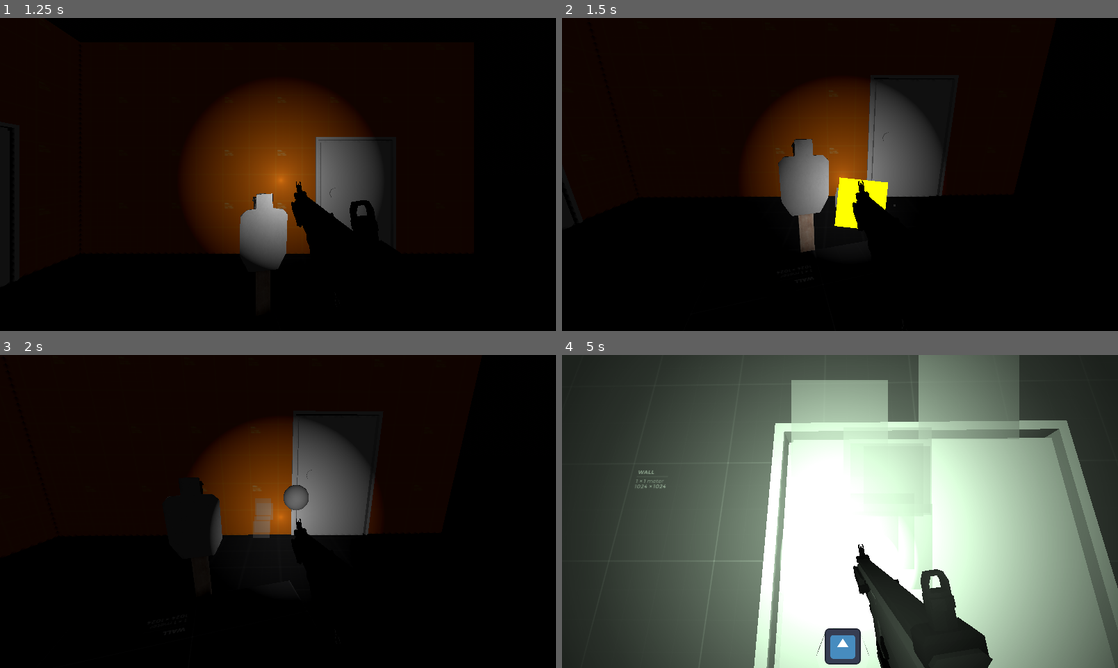
Above: before the commit, frames 1-4 (two rows, left to right).
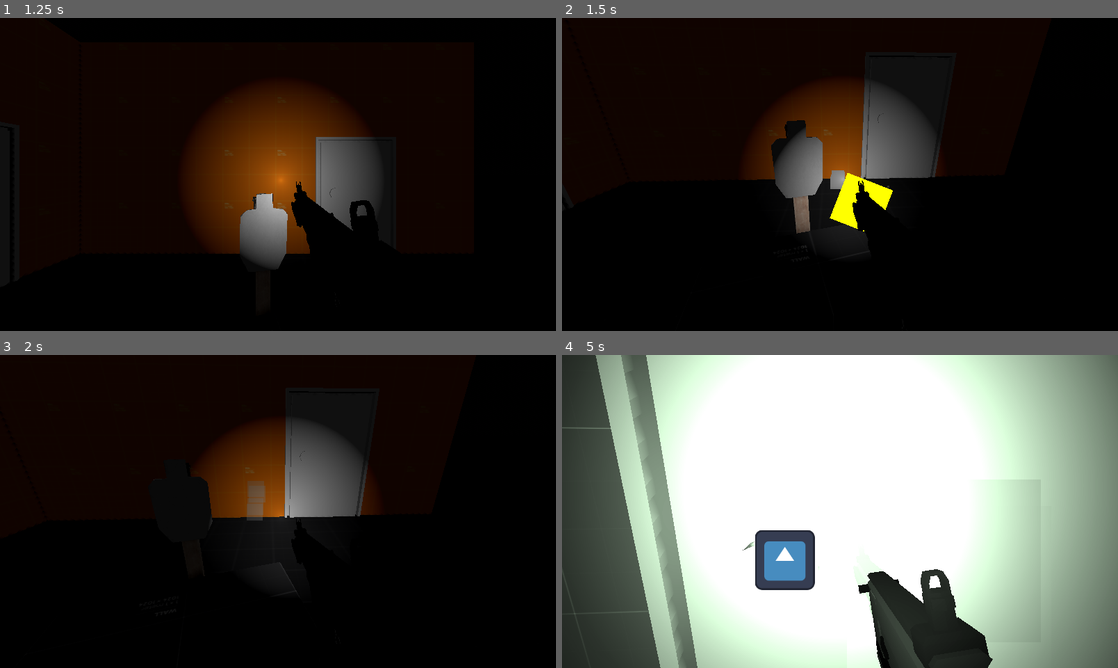
Above: after the commit, the same moments.

Repository: Ieida/Tactical-FPS-Godot
Game: Godot game, scene res://main_menu/main_menu.tscn
Same seed, same stepped clock (60 frames per second), same inputs: the game is played once before the commit and once after it. The engine's default icon, where the game draws it, is replaced by a stand-in: a white triangle on a blue panel in a dark square.
Inputs (mouse positions are in pixels of both pictures, inside the frame that each line leads up to):
- Up to frame 1 (1.25 s): click "PLAY TEST" at 0.5 s
- Up to frame 2 (1.5 s): tap Enter at 1.25 s; move the mouse to (867, 174) at 1.27 s; hold W (move_forward) from 1.28 s (still down); click (867, 174) at 1.35 s
- Up to frame 3 (2 s): keep holding W (move_forward)
- Up to frame 4 (5 s): keep holding W (move_forward); move the mouse to (812, 511) at 2.02 s; tap 3 (grenade) at 2.1 s; click (812, 511) at 2.3 s; move the mouse to (851, 505) at 2.77 s; tap N (night_vision) at 2.85 s; click (851, 505) at 3.05 s; move the mouse to (834, 517) at 3.52 s; tap 1 (primary) at 3.6 s; click (834, 517) at 3.8 s; move the mouse to (878, 514) at 4.27 s; tap 2 (secondary) at 4.35 s; click (878, 514) at 4.55 s; tap R (reload) at 4.9 s

Frame 1 is identical in both runs. In frame 2, 3.2% of the frame differs, in the area x 32-69%, y 19-75%; in frame 3, 3.2%; in frame 4, 61%, in the area x 0-100%, y 0-100%.

Commit message:
more player weapon fixes

Diff:
--- a/player_grenade/player_grenade.gd
+++ b/player_grenade/player_grenade.gd
@@ -10,8 +10,9 @@
 	grenade.add_collision_exception_with(player_body)
 
 func _process(_delta):
-	if Input.is_action_just_pressed("trigger"):
-		throw()
+	if not is_holstered:
+		if Input.is_action_just_pressed("trigger"):
+			throw()
 
 func can_holster() -> bool:
 	return not is_reloading and not is_throwing
--- a/player_gun/player_gun.gd
+++ b/player_gun/player_gun.gd
@@ -13,12 +13,13 @@
 	rack_slide()
 
 func _process(_delta):
-	if Input.is_action_just_pressed("trigger"):
-		press_trigger()
-	elif Input.is_action_just_released("trigger"):
-		release_trigger()
-	if Input.is_action_just_pressed("reload"):
-		reload()
+	if not is_holstered:
+		if Input.is_action_just_pressed("trigger"):
+			press_trigger()
+		elif Input.is_action_just_released("trigger"):
+			release_trigger()
+		if Input.is_action_just_pressed("reload"):
+			reload()
 
 #region Gun Functions
 func can_holster() -> bool:
--- a/player_weapon/player_weapon.gd
+++ b/player_weapon/player_weapon.gd
@@ -21,11 +21,9 @@
 	animation_player.play("holster")
 	await animation_player.animation_finished
 	hide()
-	process_mode = Node.PROCESS_MODE_DISABLED
 
 func unholster():
 	show()
-	process_mode = Node.PROCESS_MODE_INHERIT
 	animation_player.play("unholster")
 	await animation_player.animation_finished
 	animation_player.play("idle")
